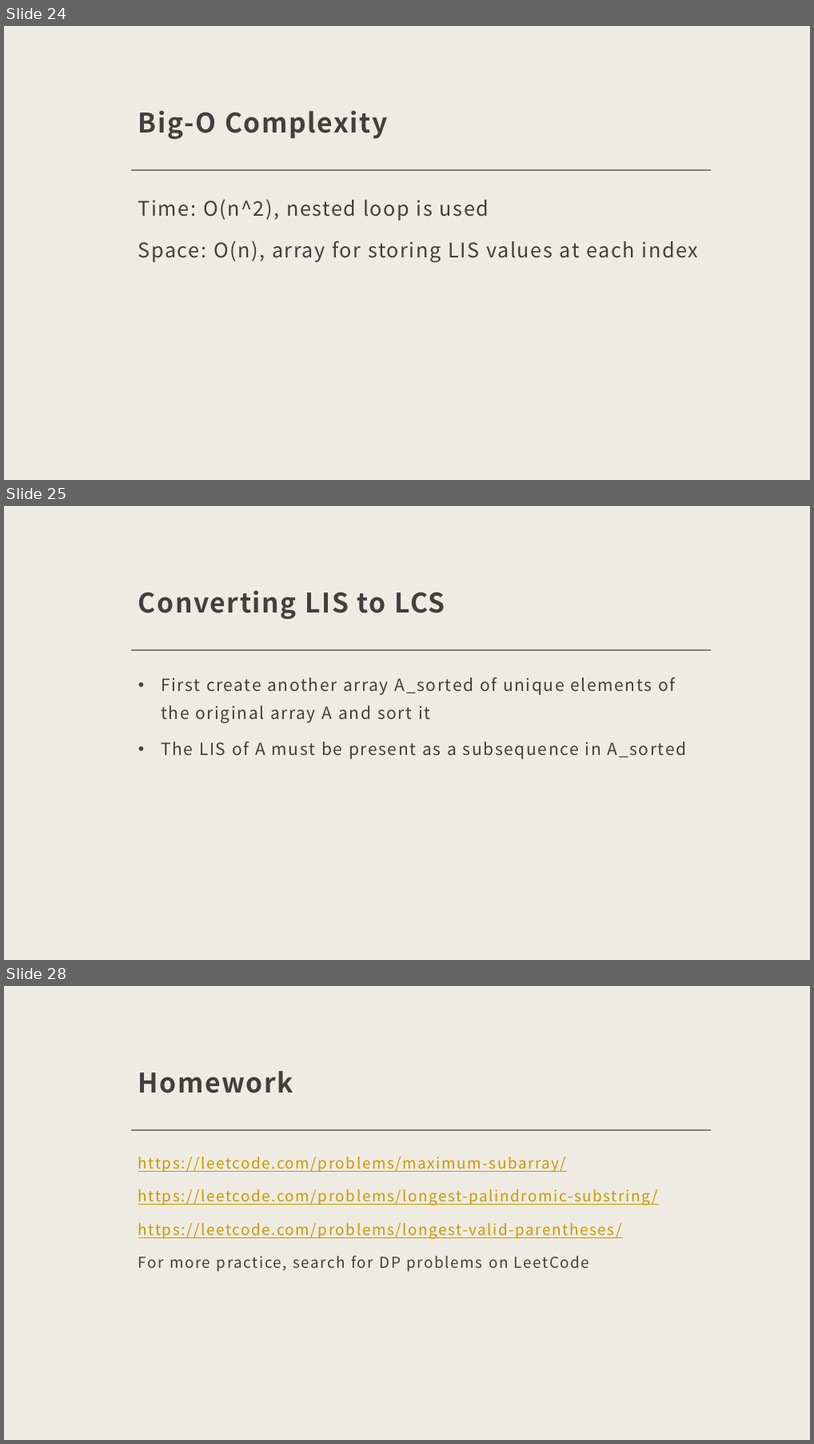
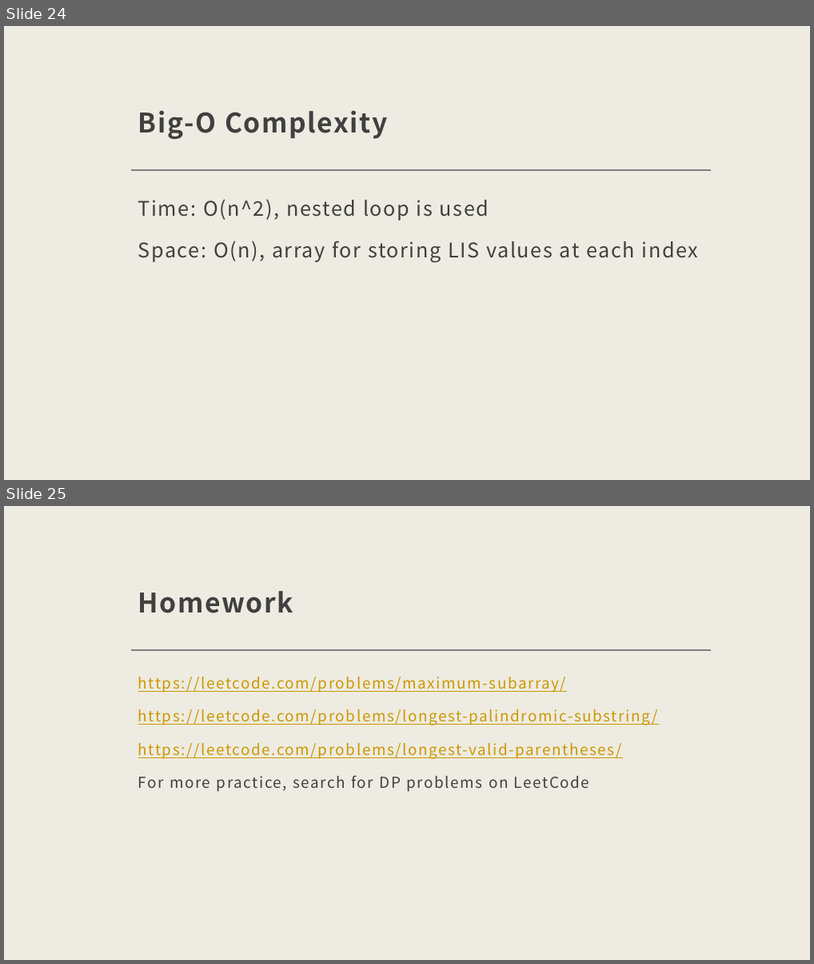
Before and after one commit to KarinaSang/Teaching, a slide deck: CCC_Senior/Week6/Week6.pptx. Shown one above the other, each under a label of ours: slides 24, 25 and 28 before the commit, slides 24 and 25 after it; the slides between them are not shown. The pictures are 814x1444 and 814x964 pixels, drawn with LibreOffice and Linux fonts; fonts in the diff are those of the drawing. Boxes give left, top, right and bottom in pixels: in the first picture for what was removed or moved away, otherwise in the second. Text is boxed around its words. In the diff, an @@ line names an element or a change of style, - is before the commit and + after.

```diff
--- a/CCC_Senior/Week6/Week6.pptx
+++ b/CCC_Senior/Week6/Week6.pptx
@@ slide 25 removed at [4, 506, 810, 960], background #EEEBE2; not listed: 1 template element that a slide beside it also shows @@
@@ title removed at [138, 591, 446, 619] @@
-Converting LIS to LCS
@@ text removed at [161, 677, 687, 759] @@
-• First create another array A_sorted of unique elements of the original array A and sort it
-• The LIS of A must be present as a subsequence in A_sorted
@@ what was slide 28 is now slide 25 @@
```
Also in this commit, not shown: 2 other slides removed, 10 other files.
